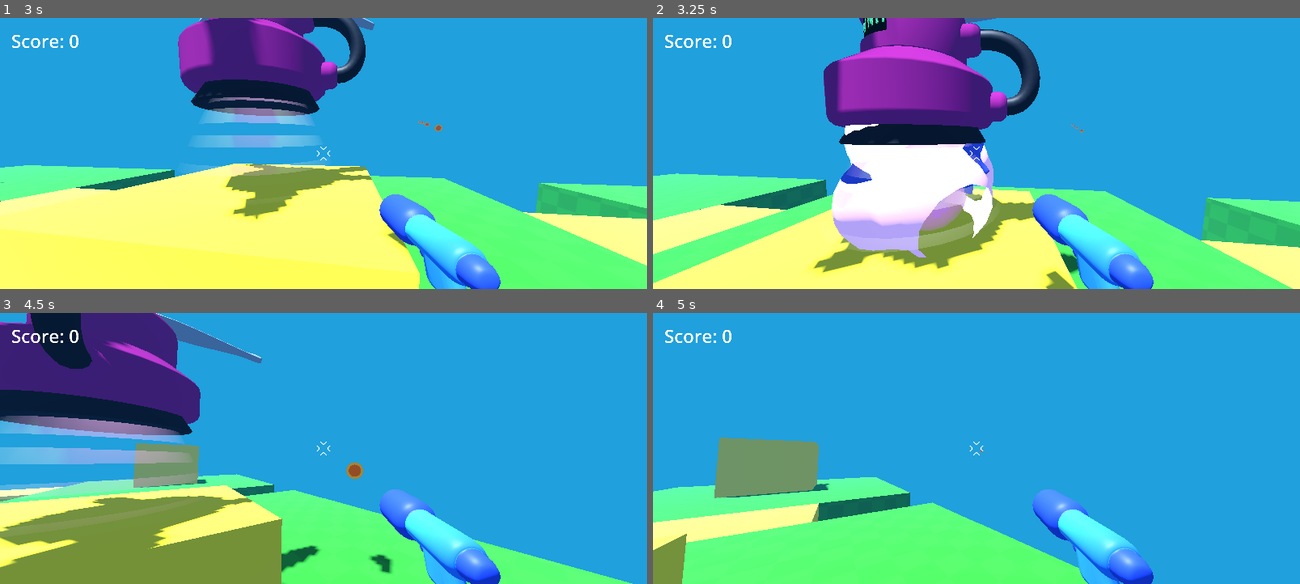
Above: before the commit, frames 1-4 (two rows, left to right).
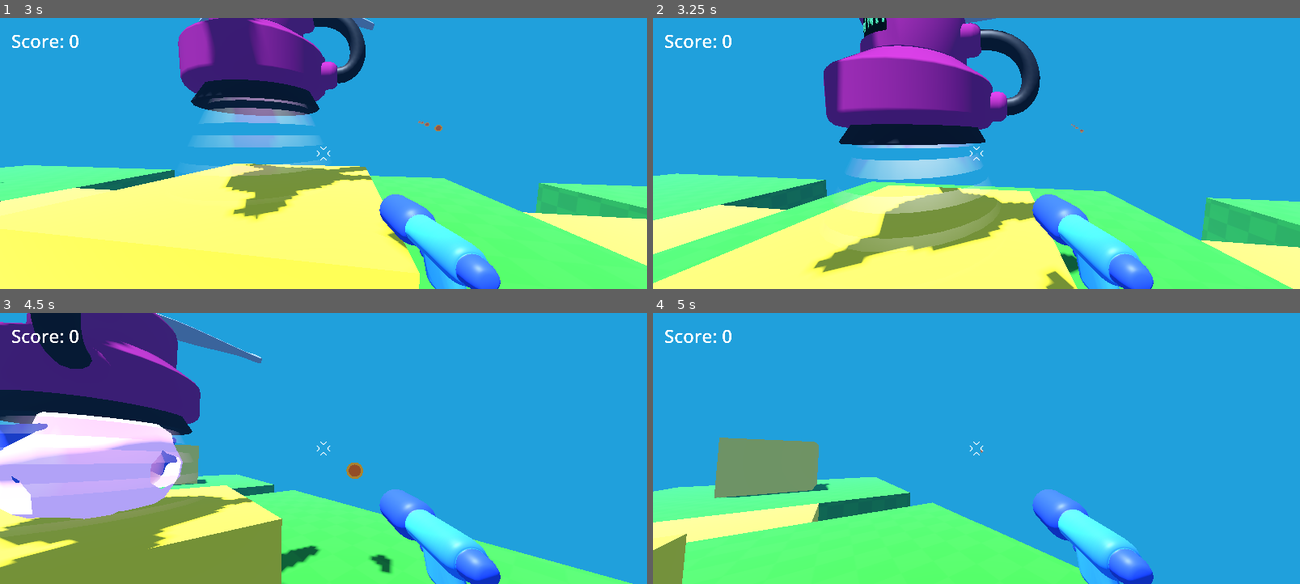
Above: after the commit, the same moments.

Repository: aloepker/first-practice-3d-game-project
Game: Godot game, scene res://game.tscn
The game is run twice, just before and just after one commit, with the same random seed, the same clock (stepped at 60 frames per second) and the same inputs.
Inputs (mouse positions are in pixels of both pictures, inside the frame that each line leads up to):
- Up to frame 1 (3 s): move the mouse to (355, 153) at 0.52 s; hold Right mouse button (shoot) 0.53-1.28 s; hold W (move_forward) from 0.53 s (still down); tap Space (jump) at 0.77, 1.52 s; move the mouse to (291, 153) at 1.27 s; right-click (291, 153) at 1.35 s; move the mouse to (336, 148) at 2.02 s; hold Right mouse button (shoot) 2.03-2.78 s; move the mouse to (317, 158) at 2.77 s; right-click (317, 158) at 2.85 s
- Up to frame 2 (3.25 s): keep holding W (move_forward); tap Space (jump) at 3.02 s
- Up to frame 3 (4.5 s): keep holding W (move_forward); move the mouse to (368, 451) at 3.52 s; hold Right mouse button (shoot) 3.53-4.28 s; tap Space (jump) at 3.77 s; move the mouse to (271, 445) at 4.27 s; right-click (271, 445) at 4.35 s
- Up to frame 4 (5 s): keep holding W (move_forward); tap Space (jump) at 4.52 s

Frame 1 is identical in both runs. In frame 2, 9.1% of the frame differs, in the area x 27-54%, y 39-94%; in frame 3, 9.3%, in the area x 0-29%, y 36-77%; in frame 4, nothing differs.

Commit message:
Aparently when a dead enemy would hit the killplane, it would trigger the game reset. Changed the colision physics that were causing this to happen to correct the bug. Also adjusted the spawn timers to slow down how fast the enemies spawn. Currently there is a bug where if the enemies get too close to the player, the player is unable to shoot them, causing them to overwhelm the player and prevent the player from moving. Still considering how to fix this.

Diff:
--- a/mob/mob.tscn
+++ b/mob/mob.tscn
@@ -9,6 +9,7 @@
 radius = 0.361
 
 [node name="Mob" type="RigidBody3D" unique_id=1570425237]
+collision_layer = 2
 gravity_scale = 0.0
 lock_rotation = true
 script = ExtResource("1_6jlfs")
--- a/mob/spawner/mob_spawner_3d.tscn
+++ b/mob/spawner/mob_spawner_3d.tscn
@@ -17,7 +17,7 @@
 
 [node name="Timer" type="Timer" parent="." unique_id=224928080]
 unique_name_in_owner = true
-wait_time = 3.0
+wait_time = 4.32
 autostart = true
 
 [connection signal="timeout" from="Timer" to="." method="_on_timer_timeout"]
--- a/player/bullet_3d.tscn
+++ b/player/bullet_3d.tscn
@@ -8,6 +8,7 @@
 
 [node name="Bullet3D" type="Area3D" unique_id=1474267993]
 top_level = true
+collision_mask = 3
 script = ExtResource("1_hgguu")
 
 [node name="CollisionShape3D" type="CollisionShape3D" parent="." unique_id=911497730]
--- a/player/player.tscn
+++ b/player/player.tscn
@@ -8,6 +8,7 @@
 [sub_resource type="CapsuleShape3D" id="CapsuleShape3D_fdjtx"]
 
 [node name="Player" type="CharacterBody3D" unique_id=1674143611]
+collision_mask = 3
 script = ExtResource("1_rkbax")
 
 [node name="CollisionShape3D" type="CollisionShape3D" parent="." unique_id=1517052943]
